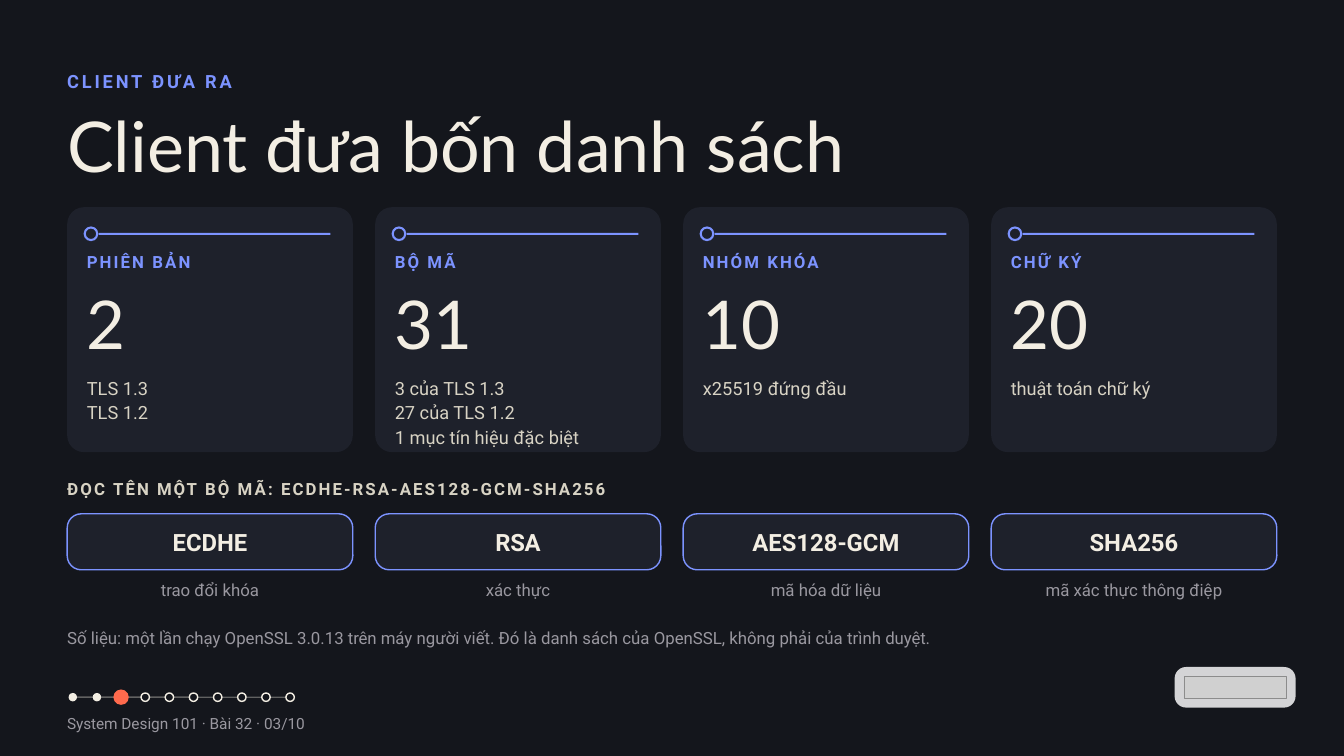
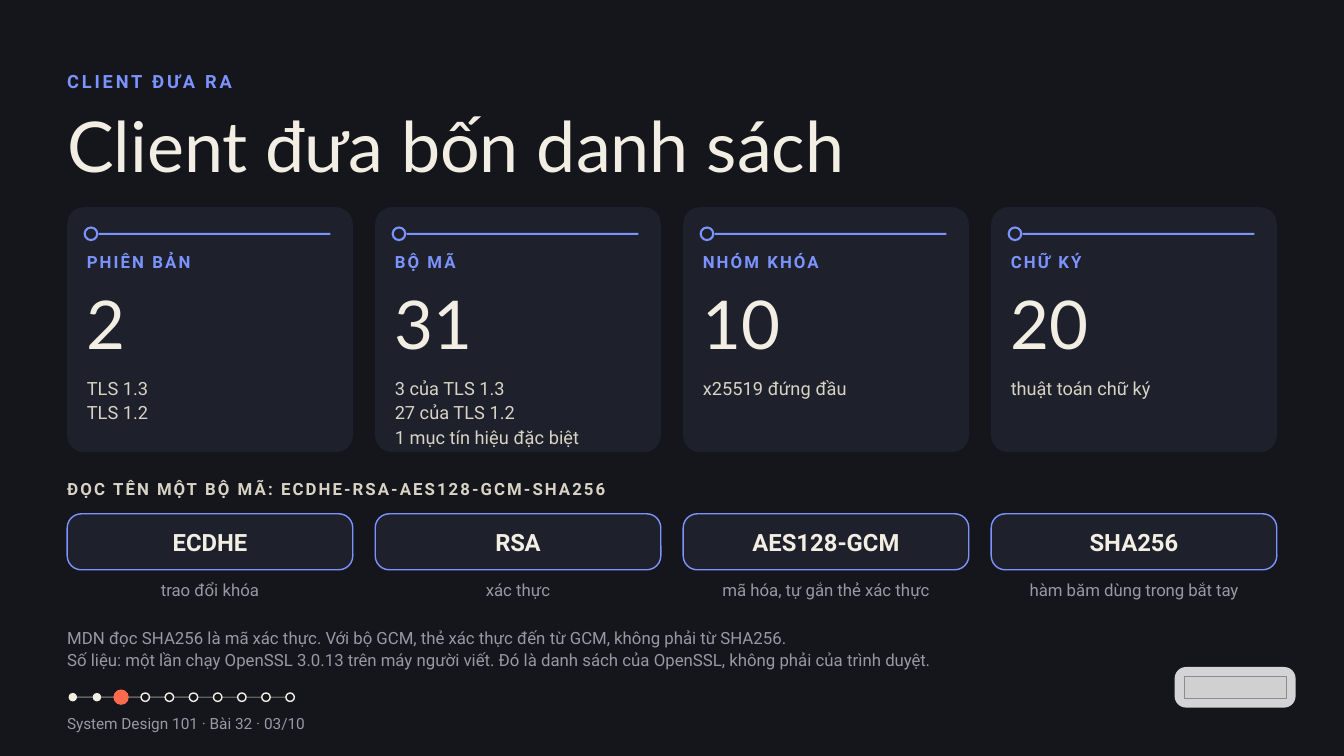
Before and after one commit to vohoailinh90/tool-marketing-studio, a slide deck: slide 3 of system-design-101/vi/lessons/sd-14-032/slides/sd-14-032.pptx. Drawn at 1344x756 pixels with LibreOffice and Linux fonts; fonts in the diff are those of the drawing; grey boxes stand for pictures. Boxes give left, top, right and bottom in pixels: in the first picture for what was removed or moved away, otherwise in the second. Text is boxed around its words. In the diff, an @@ line names an element or a change of style, - is before the commit and + after.

```diff
--- a/system-design-101/vi/lessons/sd-14-032/slides/sd-14-032.pptx
+++ b/system-design-101/vi/lessons/sd-14-032/slides/sd-14-032.pptx
@@ text at [722,582,929,600]: text changed @@
-mã hóa dữ liệu
+mã hóa, tự gắn thẻ xác thực
@@ text at [1030,582,1238,600]: text changed @@
-mã xác thực thông điệp
+hàm băm dùng trong bắt tay
@@ text at [67,630,786,648]: paragraph added @@
+MDN đọc SHA256 là mã xác thực. Với bộ GCM, thẻ xác thực đến từ GCM, không phải từ SHA256.
```
Also in this commit, not shown: 1 other slide changed.
